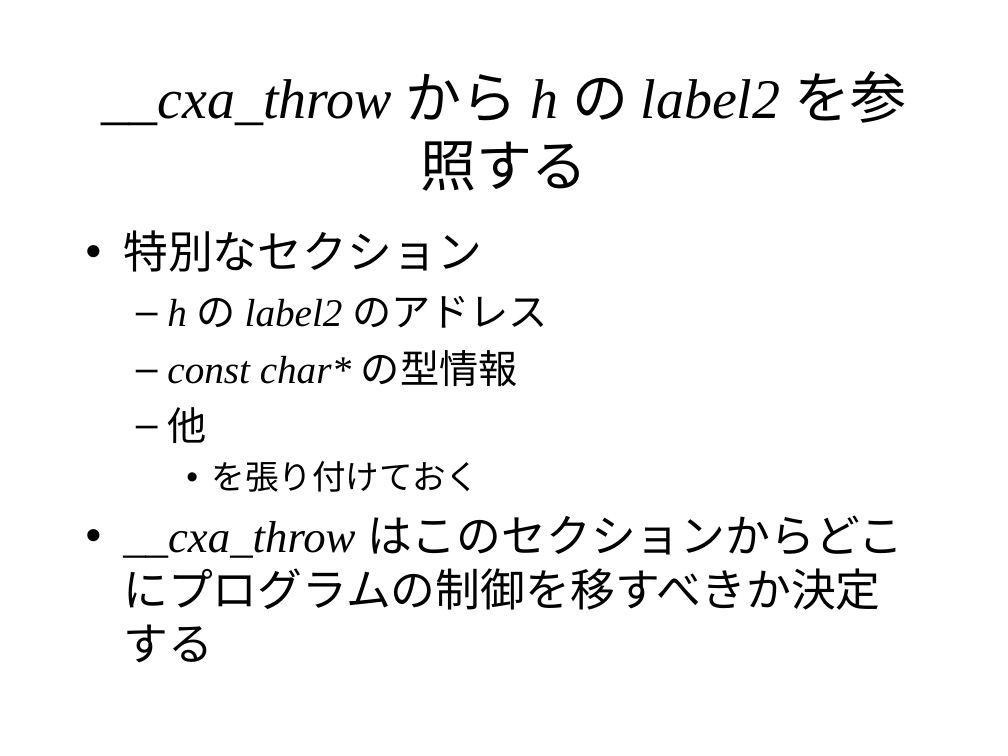
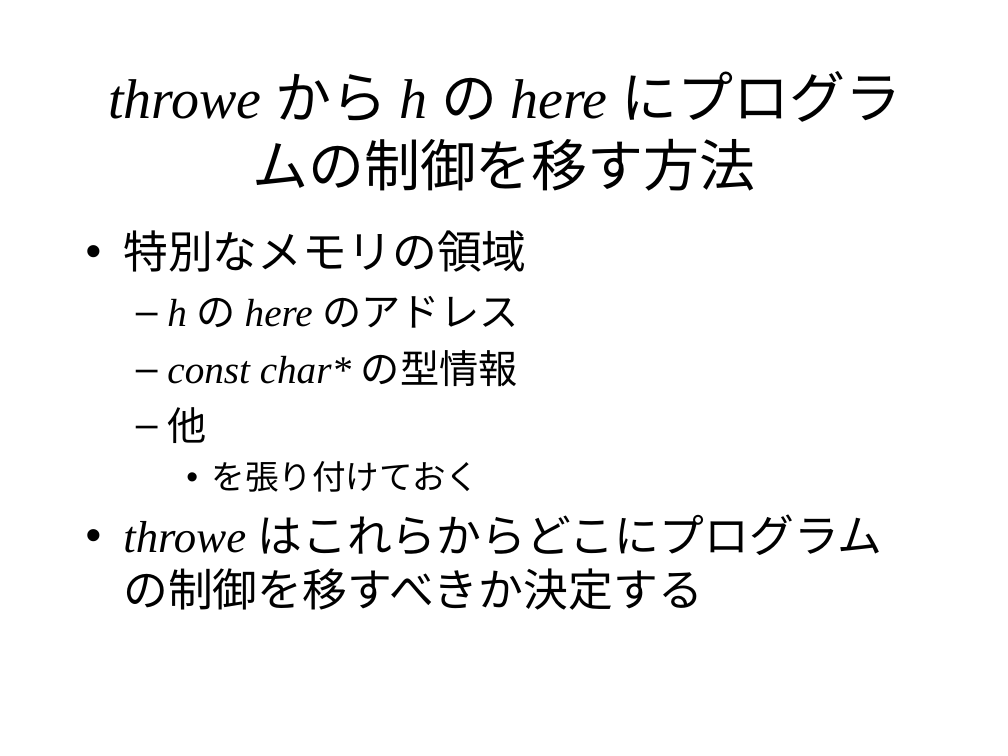
Before and after one commit to KeiHasegawa/cxx_doc, a slide deck: slide 6 of 24_exception_3ac.ppt (slide 5 before the commit). Drawn at 1008x756 pixels with LibreOffice and Linux fonts; fonts in the diff are those of the drawing. Boxes give left, top, right and bottom in pixels: in the first picture for what was removed or moved away, otherwise in the second. Text is boxed around its words. In the diff, an @@ line names an element or a change of style, - is before the commit and + after.

```diff
--- a/24_exception_3ac.ppt
+++ b/24_exception_3ac.ppt
@@ title at (108,71,902,191): text changed; italic off @@
-__cxa_throw から h の label2 を参照する
+throwe から h の here にプログラムの制御を移す方法
@@ text at (123,230,526,328): text changed @@
-• 特別なセクション
-  – h の label2 のアドレス
+• 特別なメモリの領域
+  – h の here のアドレス
@@ text at (123,514,883,610): text changed @@
-• __cxa_throw はこのセクションからどこにプログラムの制御を移すべきか決定する
+• throwe はこれらからどこにプログラムの制御を移すべきか決定する
```
Also in this commit, not shown: 3 other slides changed, 1 slide added, 1 other file.
